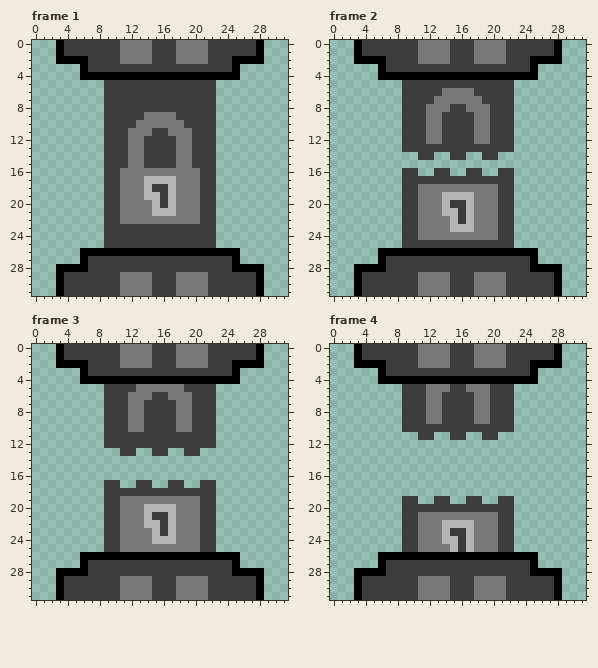
One commit to this pixel-art file: Assets/Sprites/Door.aseprite. Above: the version before the commit.
32x32 pixels, 7 frames. Shown: frame 1, frame 2, frame 3, frame 4. The commit also changed other frames, which this record leaves out.
After:
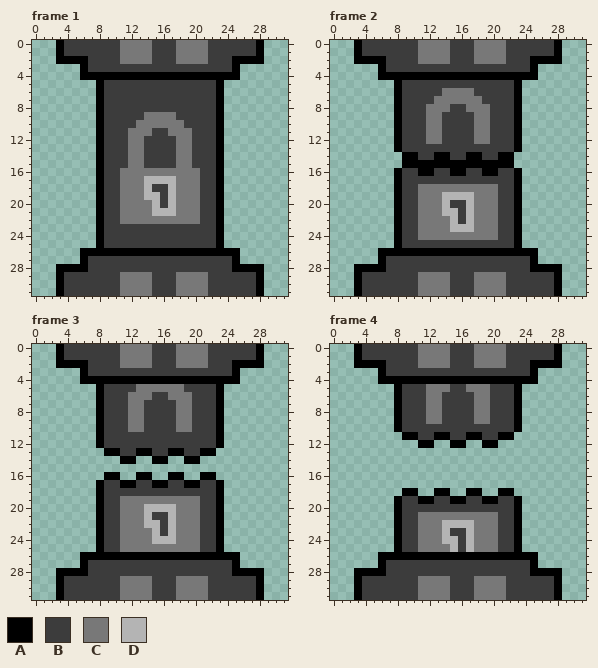
Palette (. is transparent): A #000000  B #3c3c3c  C #787878  D #b4b4b4
What changed:
layer "DoorOutline" added
Frame 1, layer "DoorOutline":
There is now colour A in rows 5 to 25 at x 8 and 23.
Frame 2, layer "DoorOutline":
There is now colour A in rows 5 to 13 at x 8 and 23; in row 14 at x 9 to 10, 13 to 14, 17 to 18 and 21 to 22; in row 15 at x 9 to 22; in row 16 at x 8, 11 to 12, 15 to 16, 19 to 20 and 23; in rows 17 to 25 at x 8 and 23.
Frame 3, layer "DoorOutline":
There is now colour A in rows 5 to 12 at x 8 and 23; in row 13 at x 9 to 10, 13 to 14, 17 to 18 and 21 to 22; in row 14 at x 11 to 12, 15 to 16 and 19 to 20; in row 16 at x 9 to 10, 13 to 14, 17 to 18 and 21 to 22; in row 17 at x 8, 11 to 12, 15 to 16, 19 to 20 and 23; in rows 18 to 25 at x 8 and 23.
Frame 4, layer "DoorOutline":
There is now colour A in rows 5 to 10 at x 8 and 23; in row 11 at x 9 to 10, 13 to 14, 17 to 18 and 21 to 22; in row 12 at x 11 to 12, 15 to 16 and 19 to 20; in row 18 at x 9 to 10, 13 to 14, 17 to 18 and 21 to 22; in row 19 at x 8, 11 to 12, 15 to 16, 19 to 20 and 23; in rows 20 to 25 at x 8 and 23.
